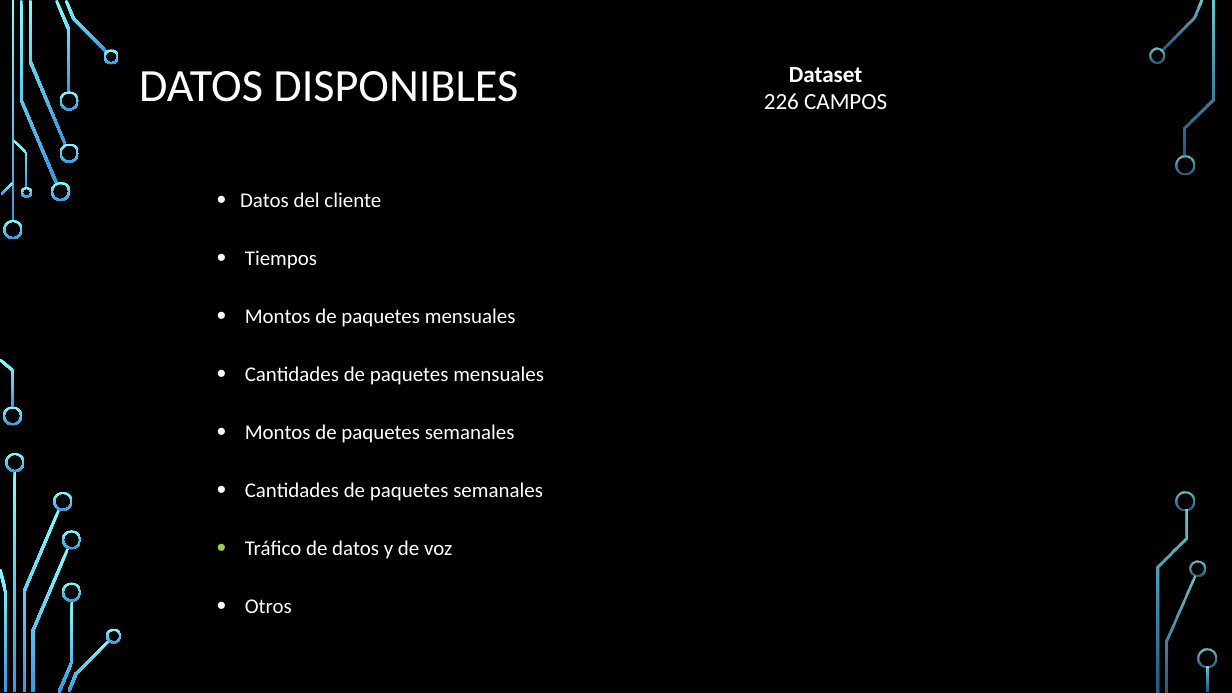
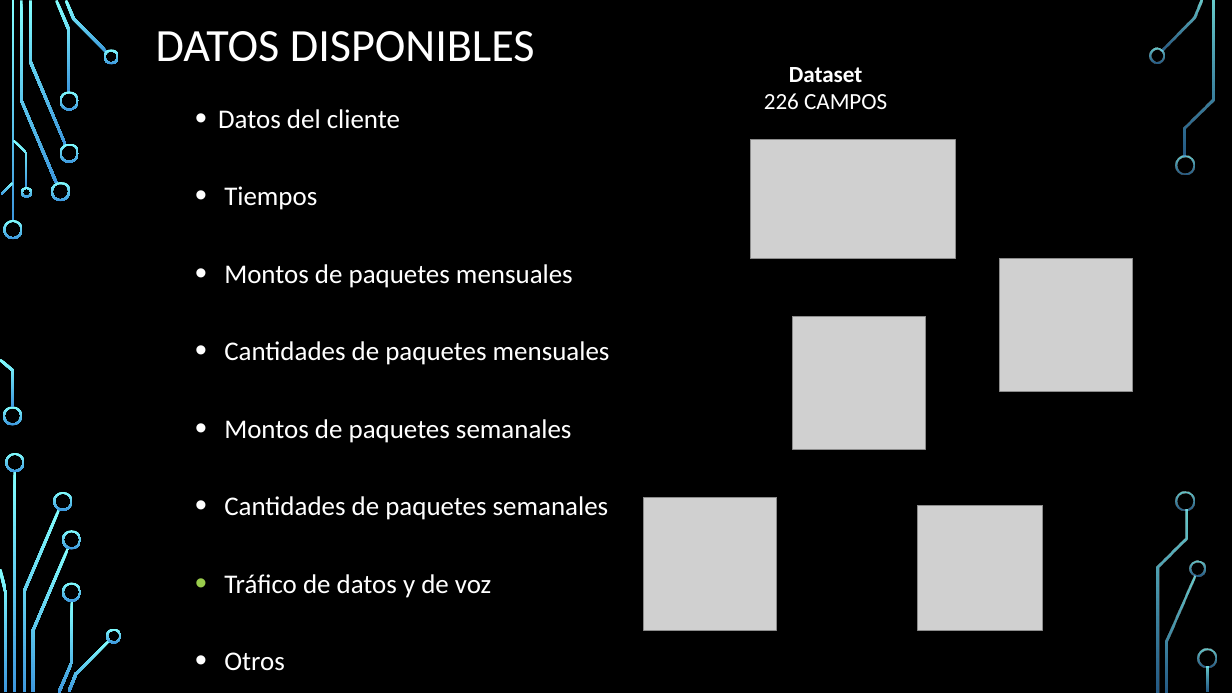
Before and after one commit to maurigarcia88/DiploDataScienceG7, a slide deck: slide 6 of Diplomatura data science.pptx. Drawn at 1232x693 pixels with LibreOffice and Linux fonts; fonts in the diff are those of the drawing; grey boxes stand for pictures; background and template pictures are left out. Boxes give left, top, right and bottom in pixels: in the first picture for what was removed or moved away, otherwise in the second. Text is boxed around its words. In the diff, an @@ line names an element or a change of style, - is before the commit and + after.

```diff
--- a/Diplomatura data science.pptx
+++ b/Diplomatura data science.pptx
@@ title "DATOS DISPONIBLES": place and size @@
-title "DATOS DISPONIBLES" at (139, 71, 518, 102)
+title "DATOS DISPONIBLES" at (156, 31, 535, 62)
@@ text "Datos del cliente": place and size @@
-text "Datos del cliente" at (240, 192, 544, 613)
+text "Datos del cliente" at (218, 109, 610, 671)
@@ text "Datos del cliente" at (218, 109, 610, 671): size 16.3 to 21 pt; line spacing 1.8 to 2 @@
@@ picture added at (750, 140, 956, 258) @@
@@ picture added at (1000, 259, 1133, 392) @@
@@ picture added at (793, 316, 926, 449) @@
@@ picture added at (644, 497, 777, 630) @@
@@ picture added at (918, 506, 1043, 630) @@
```
Also in this commit, not shown: 1 other slide changed, 3 slides added.
